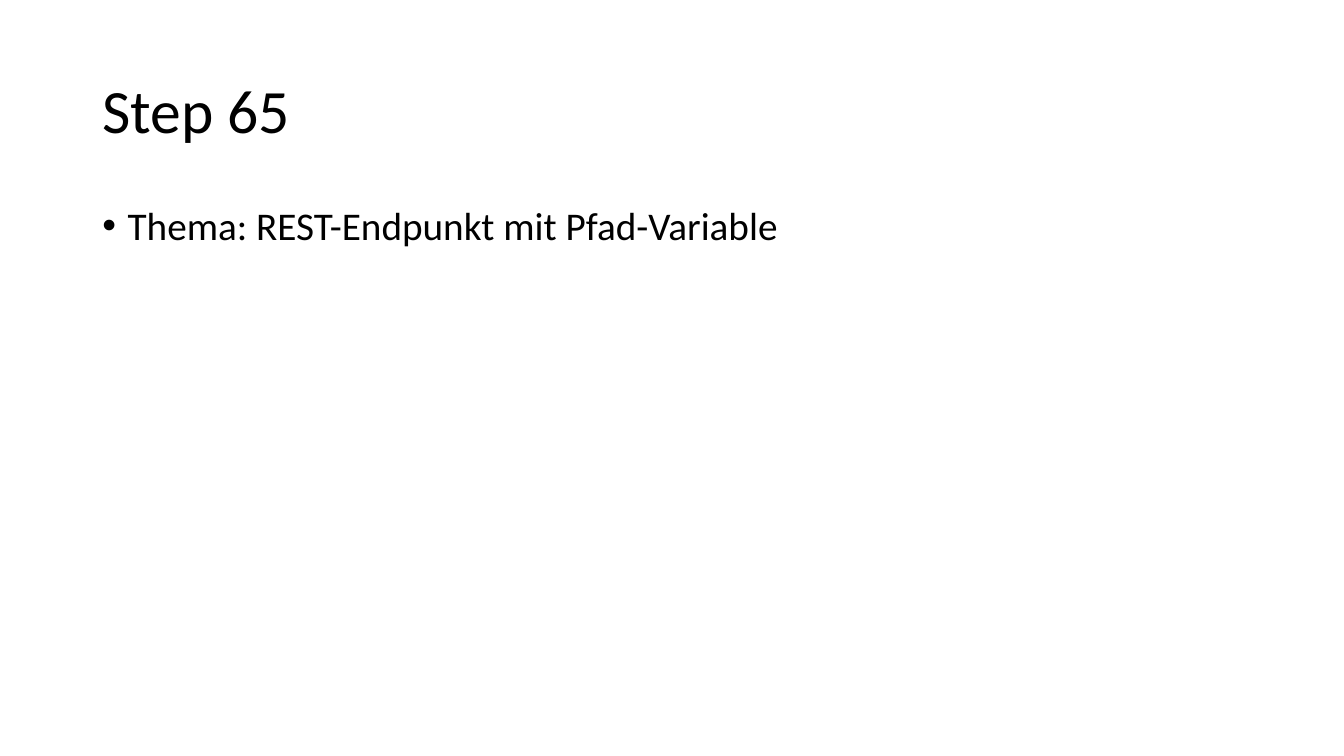
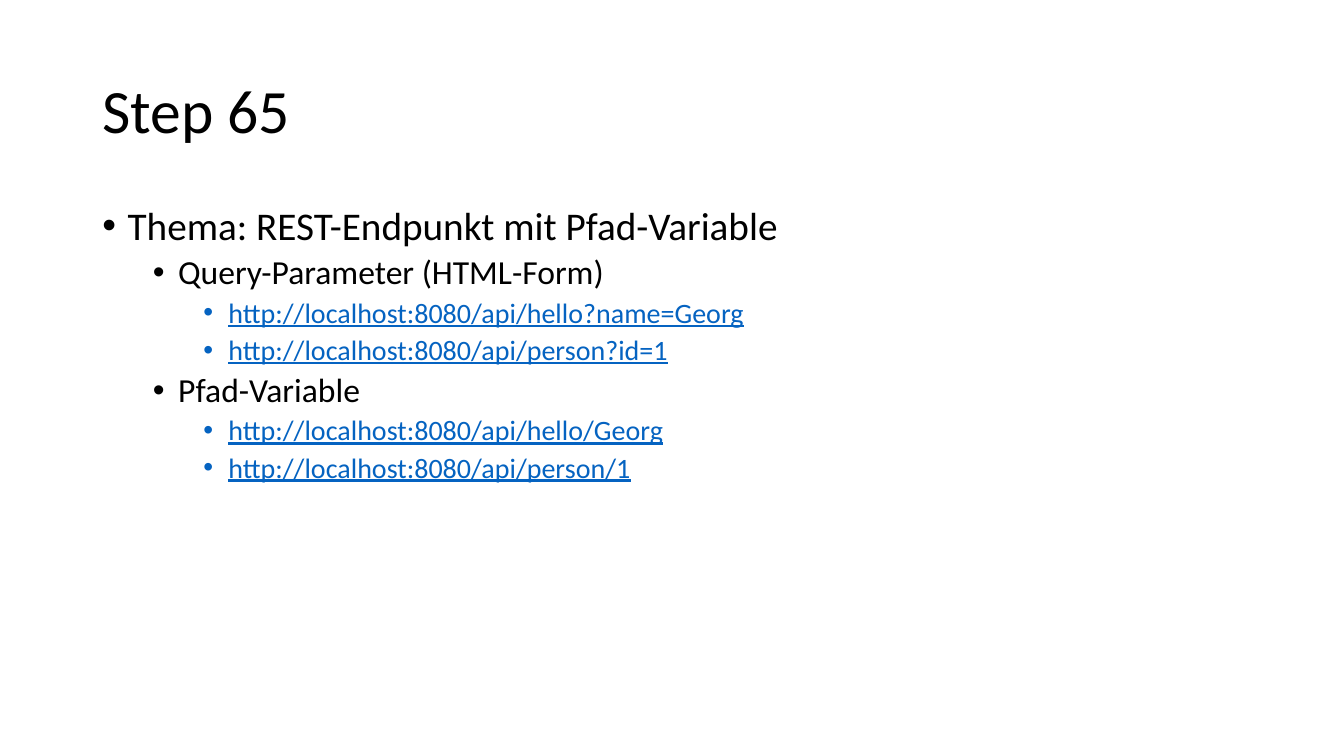
Before and after one commit to igeldo/PR4-SoSe23, a slide deck: slide 36 of Java-Starter.pptx (slide 35 before the commit). Drawn at 1344x756 pixels with LibreOffice and Linux fonts; fonts in the diff are those of the drawing. Boxes give left, top, right and bottom in pixels: in the first picture for what was removed or moved away, otherwise in the second. Text is boxed around its words. In the diff, an @@ line names an element or a change of style, - is before the commit and + after.

```diff
--- a/Java-Starter.pptx
+++ b/Java-Starter.pptx
@@ text at (178, 259, 743, 483): paragraphs added @@
+  • Query-Parameter (HTML-Form)
+    • http://localhost:8080/api/hello?name=Georg
+    • http://localhost:8080/api/person?id=1
+  • Pfad-Variable
+    • http://localhost:8080/api/hello/Georg
+    • http://localhost:8080/api/person/1
```
Also in this commit, not shown: 1 other slide changed, 3 slides added, 1 other file.
